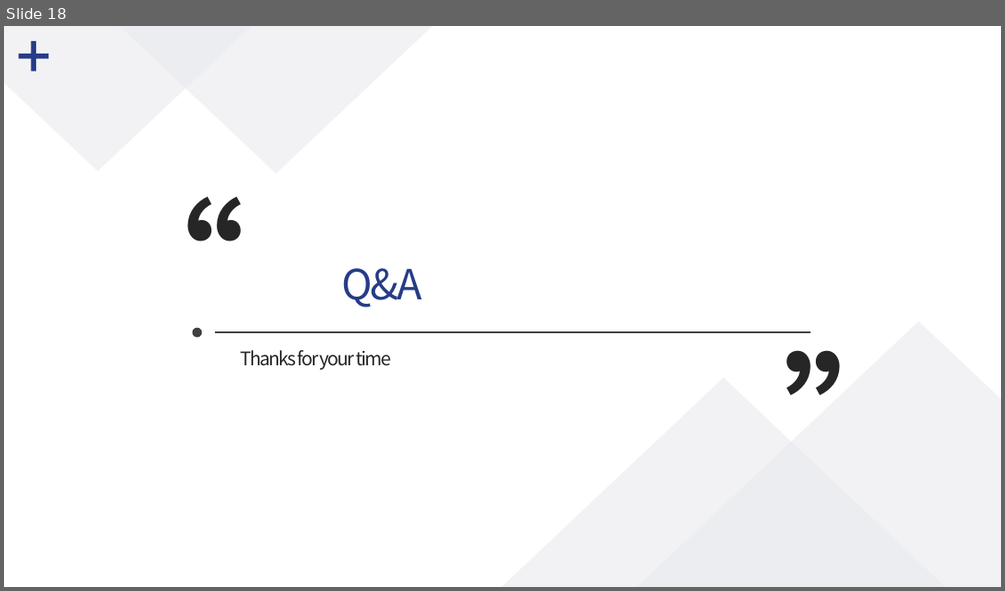
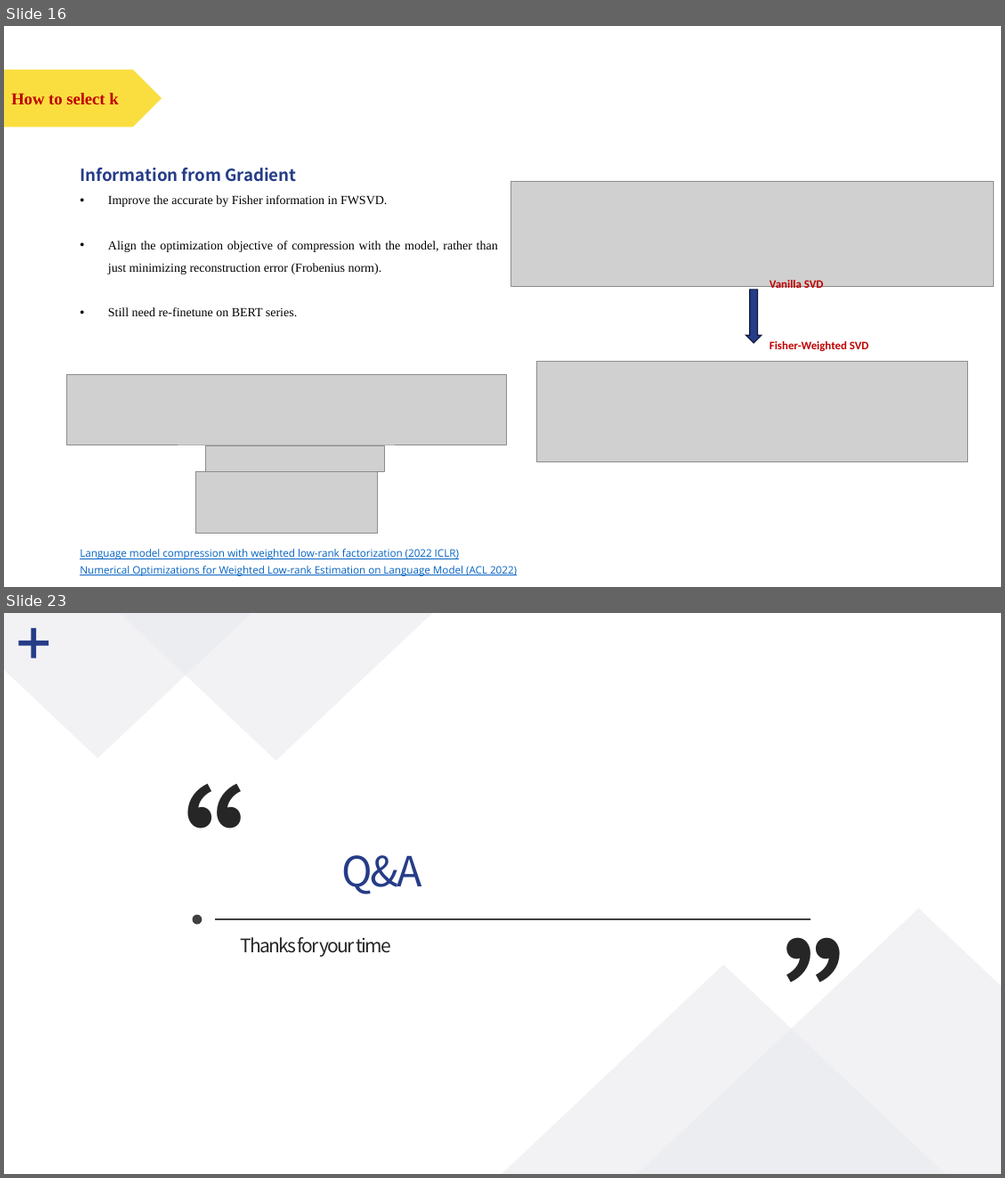
Before and after one commit to polarispw/MSBD5014-IP, a slide deck: docs/Matrix Factorization & LLM Compression.pptx. Shown one above the other, each under a label of ours: slide 18 before the commit, slides 16 and 23 after it; the slides between them are not shown. The pictures are 1005x591 and 1005x1178 pixels, drawn with LibreOffice and Linux fonts; fonts in the diff are those of the drawing; grey boxes stand for pictures. Boxes give left, top, right and bottom in pixels: in the first picture for what was removed or moved away, otherwise in the second. Text is boxed around its words. In the diff, an @@ line names an element or a change of style, - is before the commit and + after.

Commit message:
baseline
finish svd and fwsvd

```diff
--- a/docs/Matrix Factorization & LLM Compression.pptx
+++ b/docs/Matrix Factorization & LLM Compression.pptx
@@ slide 16 added at <box>4,26,1001,587</box>, background #FFFFFF @@
@@ pentagon arrow added at <box>4,70,162,127</box>, fill #FADE40 @@
@@ text added at <box>11,93,118,104</box>, 16 pt, text #C00000, bold @@
+How to select k
@@ text added at <box>80,168,498,316</box>, 12 pt, text #000000 @@
+Information from Gradient
+• Improve the accurate by Fisher information in FWSVD.
+• Align the optimization objective of compression with the model, rather than just minimizing reconstruction error (Frobenius norm).
+• Still need re-finetune on BERT series.
@@ picture added at <box>510,181,994,286</box> @@
@@ down arrow added at <box>745,289,761,343</box>, fill #263C88, outline #111A3C 1 pt @@
@@ text added at <box>769,280,824,291</box>, 11 pt, text #C00000, bold @@
+Vanilla SVD
@@ text added at <box>769,341,869,351</box>, 11 pt, text #C00000, bold @@
+Fisher-Weighted SVD
@@ picture added at <box>536,361,967,462</box> @@
@@ picture added at <box>67,375,507,445</box> @@
@@ picture added at <box>206,445,385,472</box> @@
@@ picture added at <box>195,472,377,533</box> @@
@@ text added at <box>80,548,459,559</box>, 10 pt, text #0563C1, underline @@
+Language model compression with weighted low-rank factorization (2022 ICLR)
@@ text added at <box>80,565,517,576</box>, 10 pt, text #0563C1, underline @@
+Numerical Optimizations for Weighted Low-rank Estimation on Language Model (ACL 2022)
@@ what was slide 18 is now slide 23 @@
```
Also in this commit, not shown: 3 slides changed, 7 other slides added, 3 slides removed, 47 other files.
